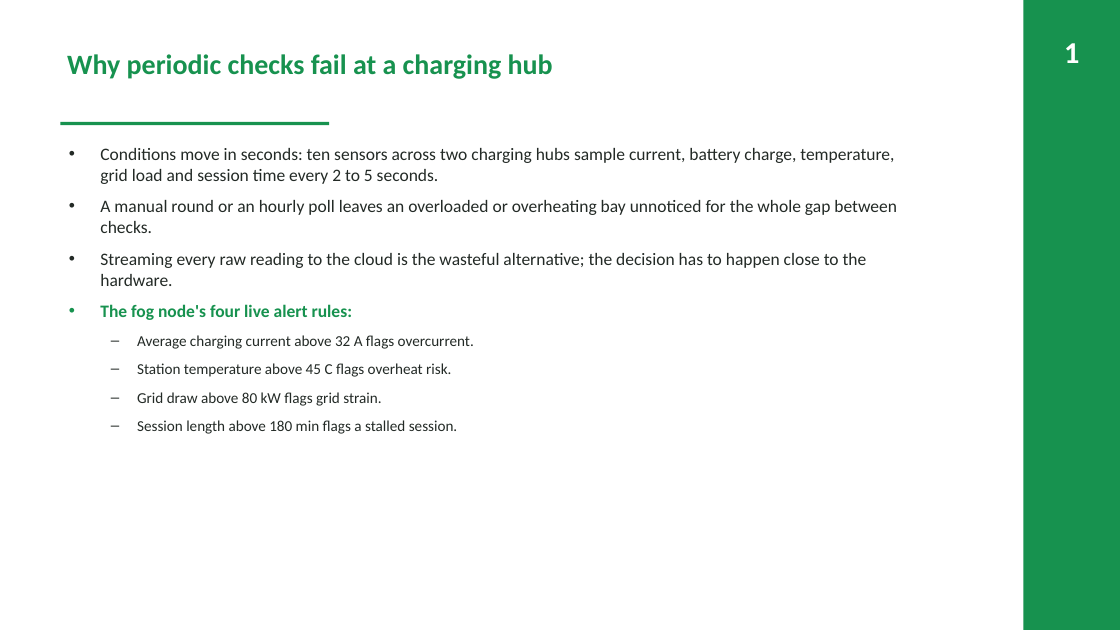
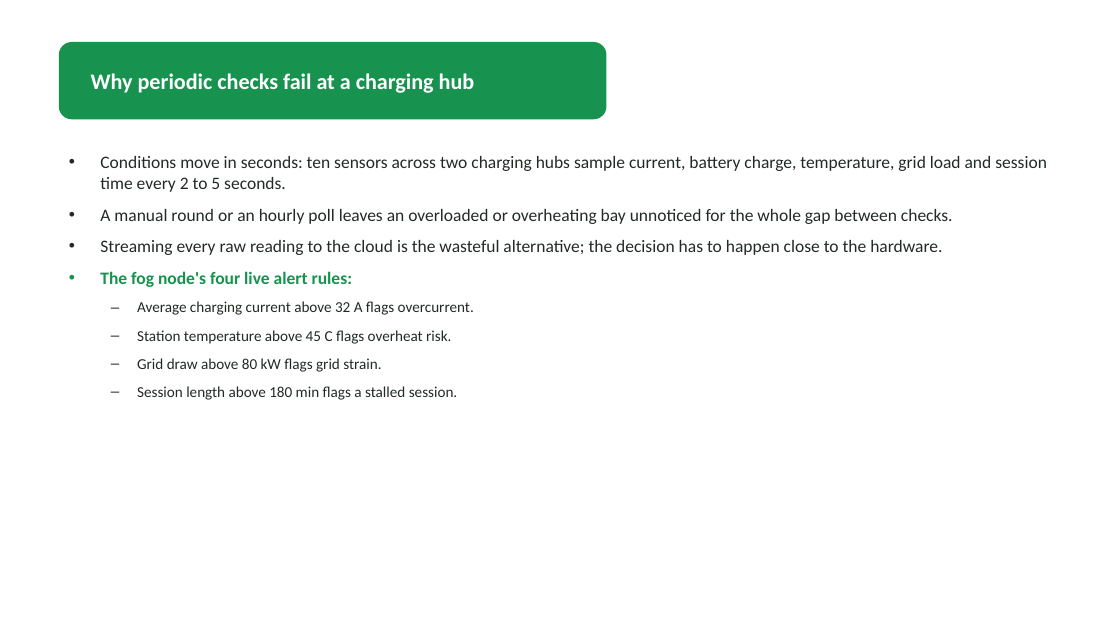
Before and after one commit to valletivarish/FEC_version_2, a slide deck: slide 2 of ppt/X24303046_ev-charging-network.pptx. Drawn at 1120x630 pixels with LibreOffice and Linux fonts; fonts in the diff are those of the drawing. Boxes give left, top, right and bottom in pixels: in the first picture for what was removed or moved away, otherwise in the second. Text is boxed around its words. In the diff, an @@ line names an element or a change of style, - is before the commit and + after.

Commit message:
Give every deployed deck a unique background architecture: add 4 new layouts (lspine, tint, corner, blocktitle); move Vishvaksen->tint, Hrishikesh->lspine, Nemi->blocktitle, Kasireddy->corner so no two of the 12 deployed decks share a content archetype

```diff
--- a/ppt/X24303046_ev-charging-network.pptx
+++ b/ppt/X24303046_ev-charging-network.pptx
@@ rectangle removed at (x1=1023, y1=0, x2=1120, y2=630) @@
@@ rounded rectangle added at (x1=59, y1=42, x2=607, y2=119), fill #17924F @@
@@ title "Why periodic checks fail at ..." moved from (x1=67, y1=54, x2=553, y2=79) to (x1=91, y1=73, x2=475, y2=93) @@
@@ title "Why periodic checks fail at ..." at (x1=91, y1=73, x2=475, y2=93): size 24 to 19 pt, text colour #17924F to #FFFFFF; vertical alignment top to middle @@
@@ text removed at (x1=1064, y1=43, x2=1079, y2=63) @@
-1
@@ text "Conditions move in seconds: ten ..." rewrapped from (x1=100, y1=148, x2=897, y2=434) to (x1=100, y1=156, x2=1047, y2=400) @@
@@ rectangle removed at (x1=60, y1=122, x2=329, y2=125) @@
```
Also in this commit, not shown: 4 other slides changed, 24 other files.
